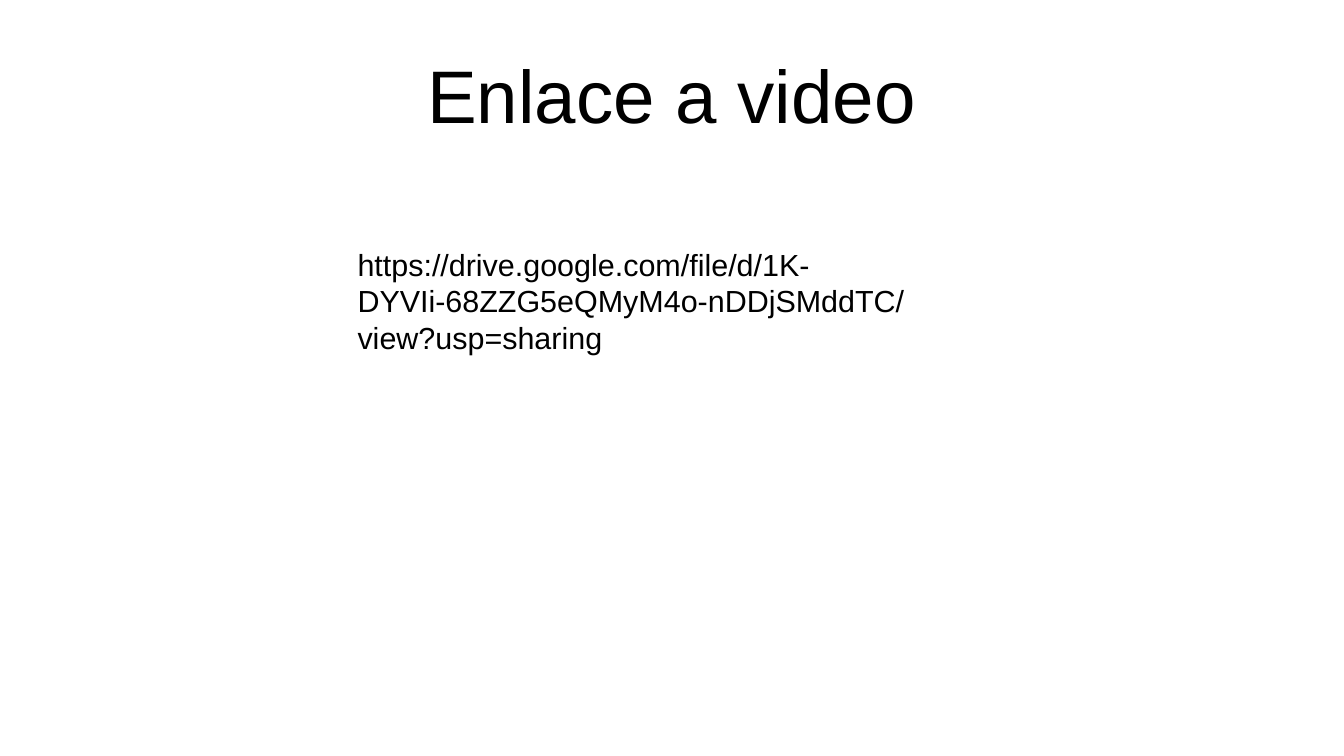
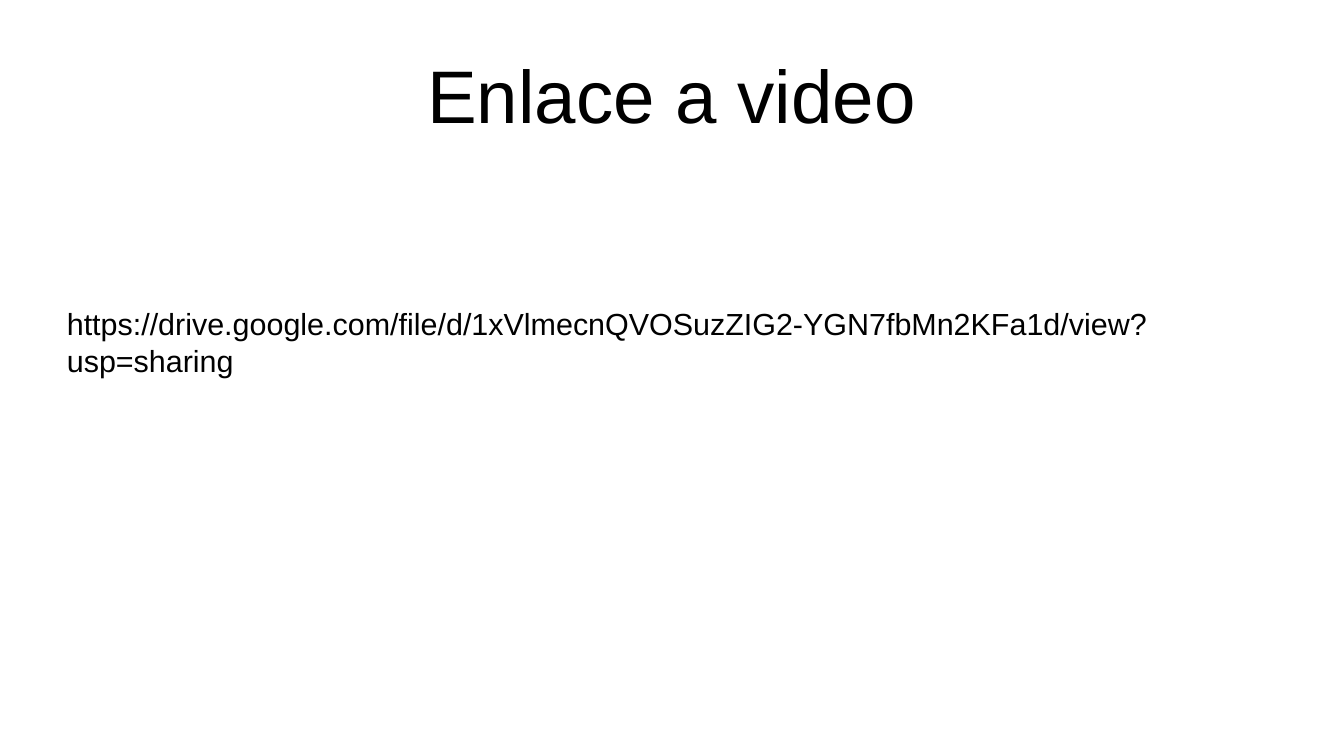
Before and after one commit to gabbriel95/Primer_examen_laboratorio, a slide deck: slide 10 of Documentación Recuperatorio labo 1.odp. Drawn at 1344x756 pixels with LibreOffice and Linux fonts; fonts in the diff are those of the drawing. Boxes give left, top, right and bottom in pixels: in the first picture for what was removed or moved away, otherwise in the second. Text is boxed around its words. In the diff, an @@ line names an element or a change of style, - is before the commit and + after.

Commit message:
fin

```diff
--- a/Documentación Recuperatorio labo 1.odp
+++ b/Documentación Recuperatorio labo 1.odp
@@ text at [67,313,1147,378]: text changed @@
-https://drive.google.com/file/d/1K-DYVIi-68ZZG5eQMyM4o-nDDjSMddTC/view?usp=sharing
+https://drive.google.com/file/d/1xVlmecnQVOSuzZIG2-YGN7fbMn2KFa1d/view?usp=sharing
```
